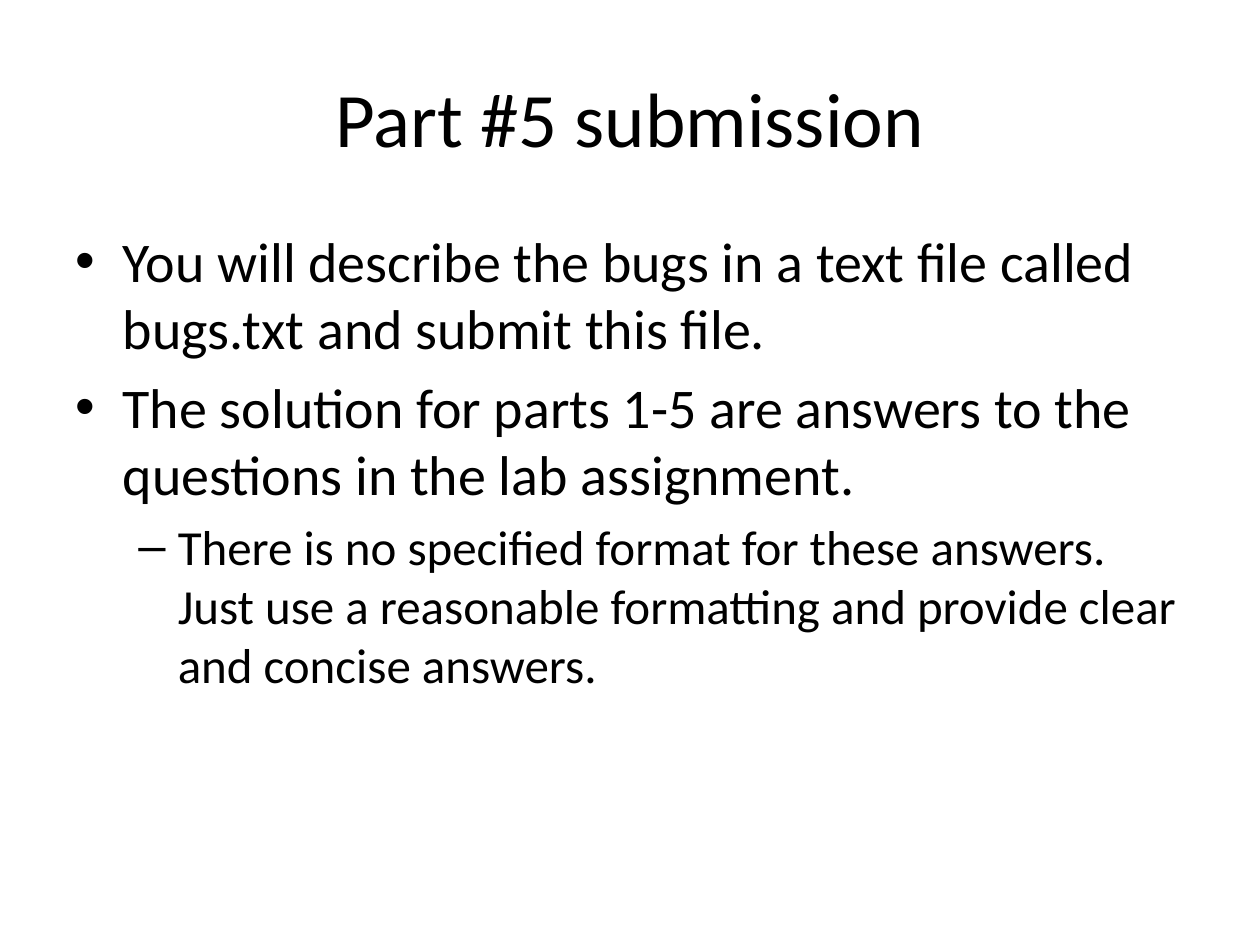
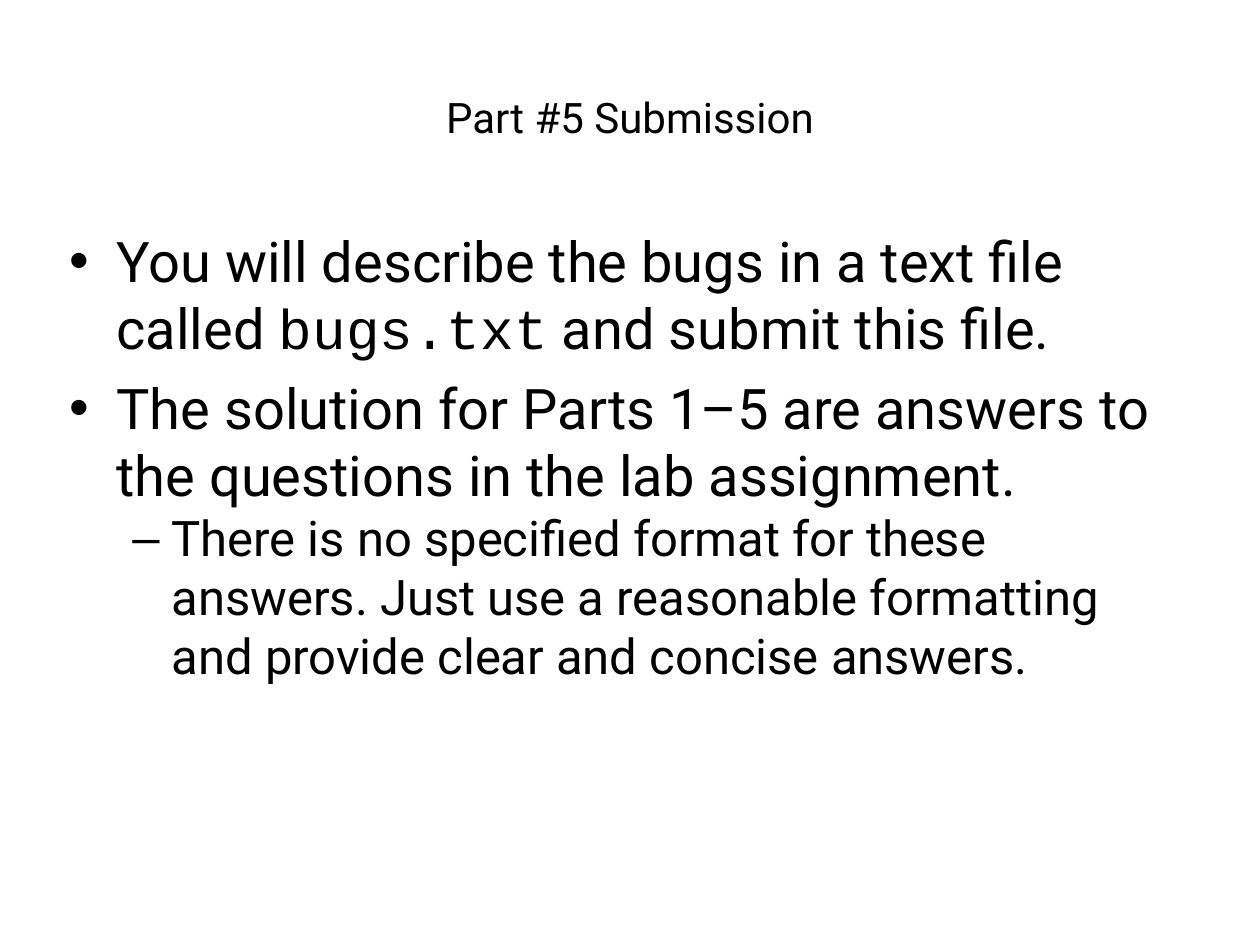
Before and after one commit to cmput229/Lab_Intro, a slide deck: slide 7 of resources/slides/class.pptx. Drawn at 1260x945 pixels with LibreOffice and Linux fonts; fonts in the diff are those of the drawing. Boxes give left, top, right and bottom in pixels: in the first picture for what was removed or moved away, otherwise in the second. Text is boxed around its words. In the diff, an @@ line names an element or a change of style, - is before the commit and + after.

```diff
--- a/resources/slides/class.pptx
+++ b/resources/slides/class.pptx
@@ title at (x1=446, y1=101, x2=813, y2=134): text changed; size 44 to 24 pt; font Calibri to Roboto @@
-Part #5 submission
+Part #5 Submission
@@ text at (x1=117, y1=239, x2=1099, y2=684): font Calibri to Roboto in "You will describe the bugs in a ...", "There is no specified format for these ..."; font Calibri to Courier New in "bugs.txt"; indent changed; less space between paragraphs @@
@@ text at (x1=117, y1=386, x2=1149, y2=508): text changed; font Calibri to Roboto @@
-• The solution for parts 1-5 are answers to the questions in the lab assignment.
+• The solution for Parts 1–5 are answers to the questions in the lab assignment.
```
Also in this commit, not shown: 14 other slides changed, 1 other file.
